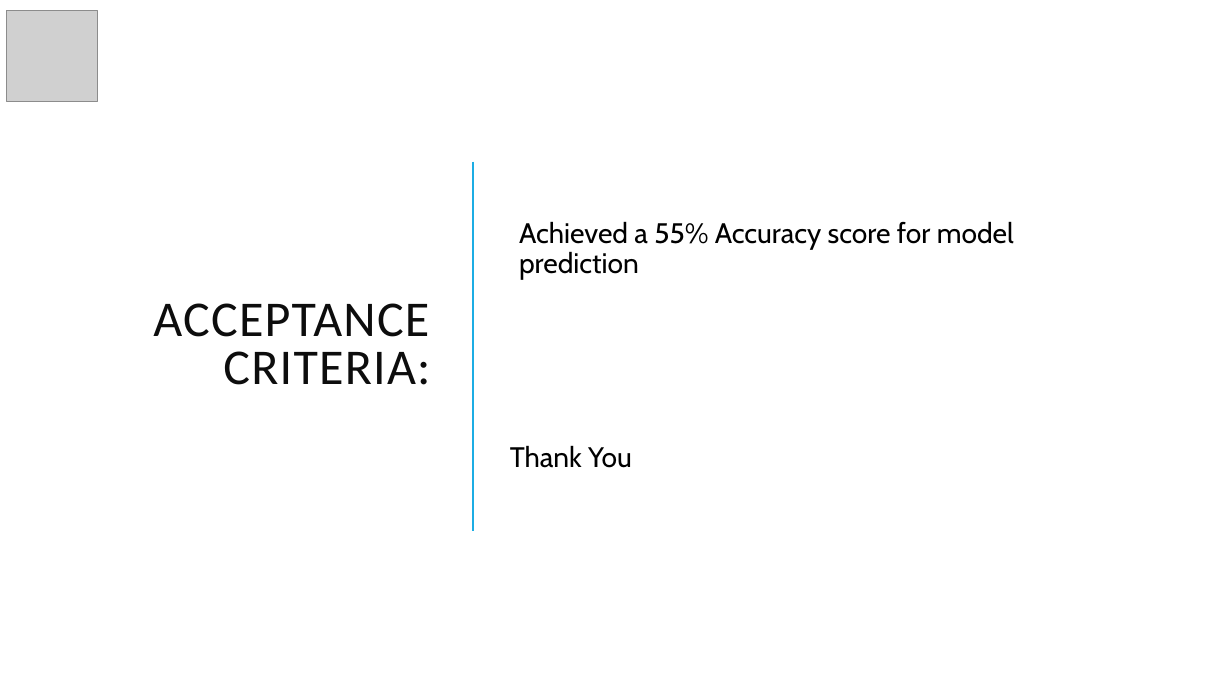
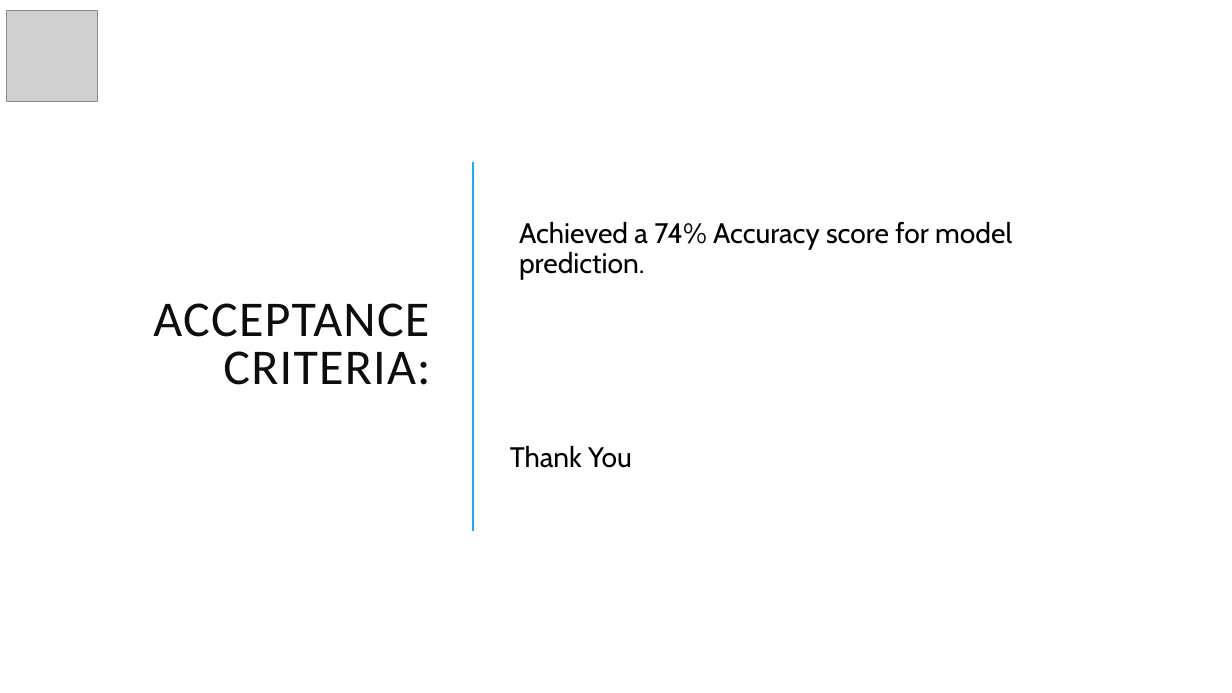
Before and after one commit to ranga11/Scala_Final_Project, a slide deck: slide 19 of Final_Presentation_Scala.pptx (slide 16 before the commit). Drawn at 1232x693 pixels with LibreOffice and Linux fonts; fonts in the diff are those of the drawing; grey boxes stand for pictures. Boxes give left, top, right and bottom in pixels: in the first picture for what was removed or moved away, otherwise in the second. Text is boxed around its words. In the diff, an @@ line names an element or a change of style, - is before the commit and + after.

```diff
--- a/Final_Presentation_Scala.pptx
+++ b/Final_Presentation_Scala.pptx
@@ text at [519, 221, 1012, 280]: text changed @@
-  Achieved a 55% Accuracy score for model prediction
+  Achieved a 74% Accuracy score for model prediction.
```
Also in this commit, not shown: 3 other slides changed, 3 slides added.
